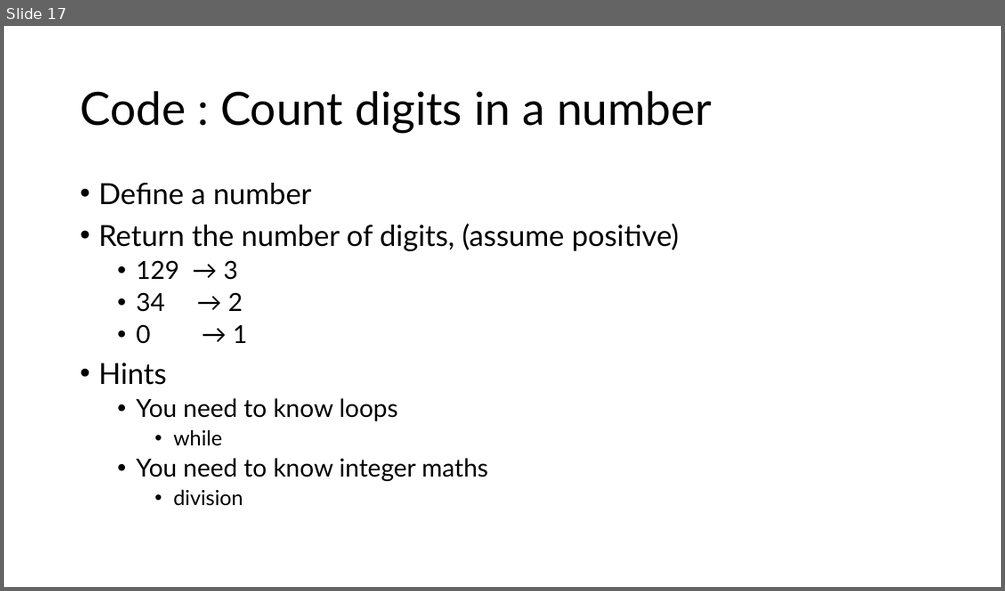
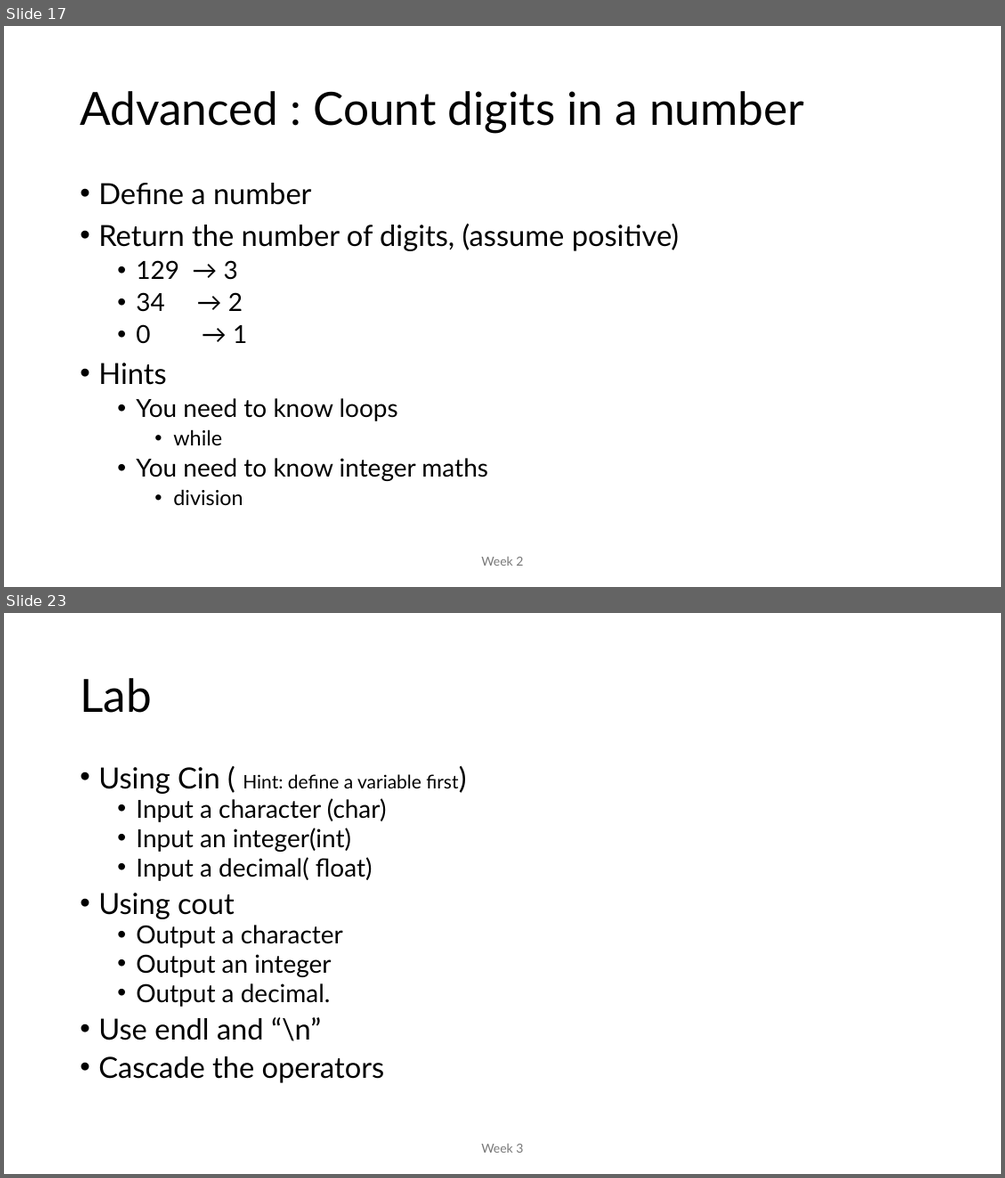
Before and after one commit to MoklaEducation/ems_fall_2025_cpp101, a slide deck: all/Intro to Programming_all.pptx. Shown one above the other, each under a label of ours: slide 17 before the commit, slides 17 and 23 after it; the slides between them are not shown. The pictures are 1005x591 and 1005x1178 pixels, drawn with LibreOffice and Linux fonts; fonts in the diff are those of the drawing. Boxes give left, top, right and bottom in pixels: in the first picture for what was removed or moved away, otherwise in the second. Text is boxed around its words. In the diff, an @@ line names an element or a change of style, - is before the commit and + after.

```diff
--- a/all/Intro to Programming_all.pptx
+++ b/all/Intro to Programming_all.pptx
@@ slide 23 added at (4, 613, 1001, 1174), background #FFFFFF @@
@@ title added at (80, 678, 152, 713), 44 pt, text #000000 @@
+Lab
@@ text added at (98, 767, 458, 1083), 24 pt, text #000000 @@
+• Using Cin ( Hint: define a variable first)
+  • Input a character (char)
+  • Input an integer(int)
+  • Input a decimal( float)
+• Using cout
+  • Output a character
+  • Output an integer
+  • Output a decimal.
+• Use endl and “\n”
+• Cascade the operators
@@ text added at (481, 1143, 523, 1152), 12 pt, text #797979 @@
+Week 3
@@ slide 17 changed as well @@
@@ title at (80, 91, 804, 133): text changed @@
-Code : Count digits in a number
+Advanced : Count digits in a number
@@ text added at (481, 556, 523, 565), 12 pt, text #797979 @@
+Week 2
```
Also in this commit, not shown: 16 other slides changed, 9 other slides added, 2 other files.
